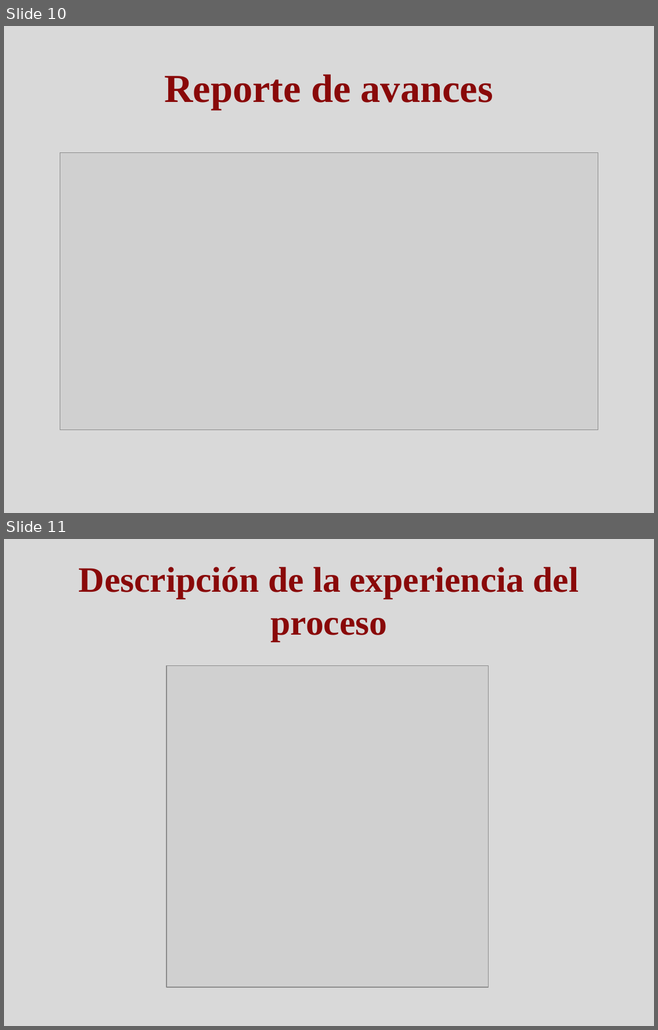
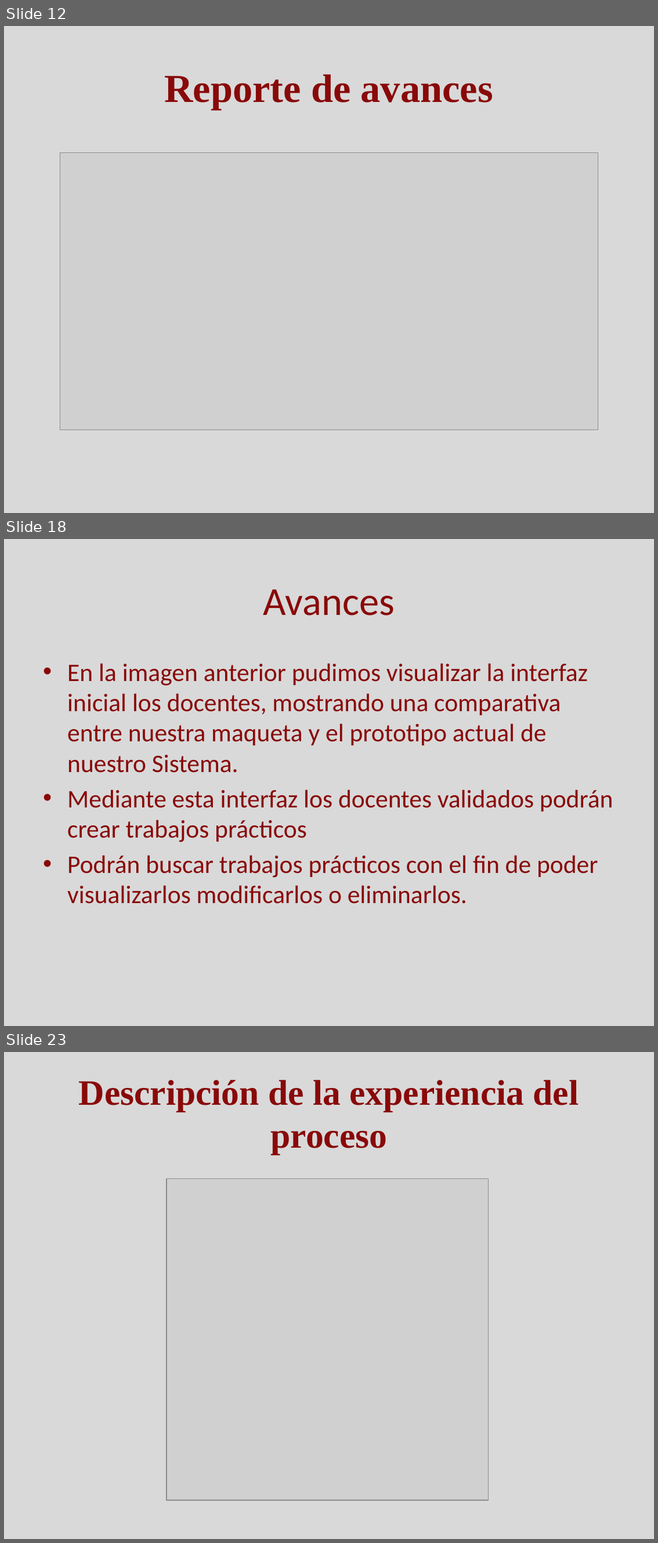
Before and after one commit to Skruptovski/SCTps, a slide deck: Documentación/Presentacion SCTPs.pptx. Shown one above the other, each under a label of ours: slides 10 and 11 before the commit, slides 12, 18 and 23 after it; the slides between them are not shown. The pictures are 658x1030 and 658x1543 pixels, drawn with LibreOffice and Linux fonts; fonts in the diff are those of the drawing; grey boxes stand for pictures. Boxes give left, top, right and bottom in pixels: in the first picture for what was removed or moved away, otherwise in the second. Text is boxed around its words. In the diff, an @@ line names an element or a change of style, - is before the commit and + after.

Commit message:
Actualizo ppt. Todavía faltan explicaciones (las descripciónes que agregue las podemos suprimir)

```diff
--- a/Documentación/Presentacion SCTPs.pptx
+++ b/Documentación/Presentacion SCTPs.pptx
@@ slide 18 added at box(4, 539, 654, 1026), background #D9D9D9 @@
@@ title added at box(263, 589, 395, 616), 44 pt, text #890909 @@
+Avances
@@ text added at box(67, 663, 613, 904), 28 pt, text #890909 @@
+• En la imagen anterior pudimos visualizar la interfaz inicial los docentes, mostrando una comparativa entre nuestra maqueta y el prototipo actual de nuestro Sistema.
+• Mediante esta interfaz los docentes validados podrán crear trabajos prácticos
+• Podrán buscar trabajos prácticos con el fin de poder visualizarlos modificarlos o eliminarlos.
@@ what was slide 10 is now slide 12 @@
@@ what was slide 11 is now slide 23 @@
```
Also in this commit, not shown: 14 other slides added, 7 other files.
